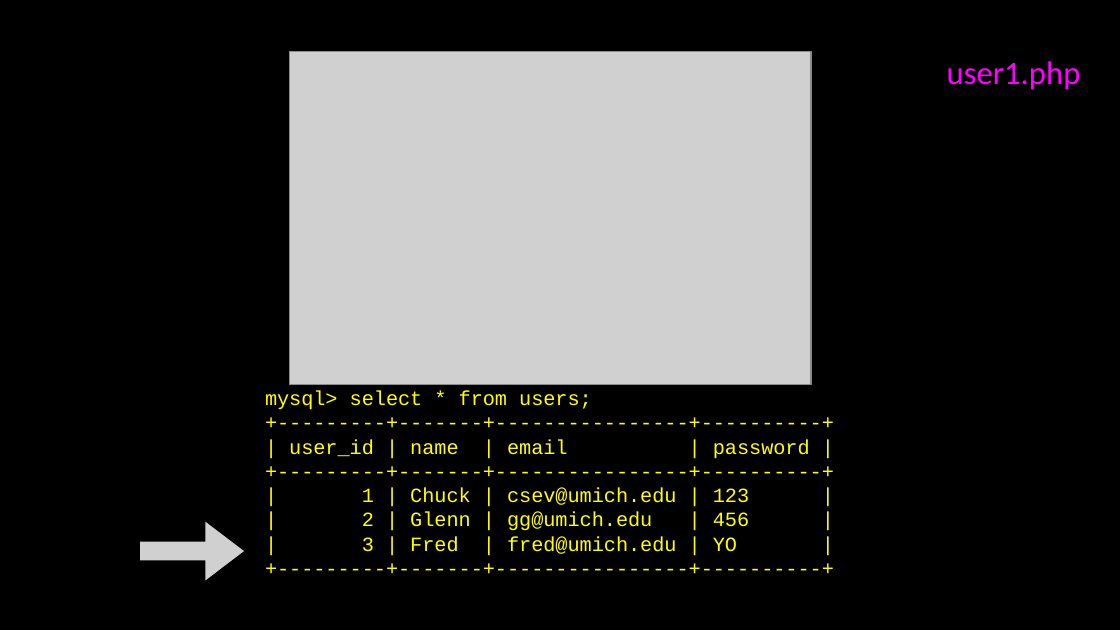
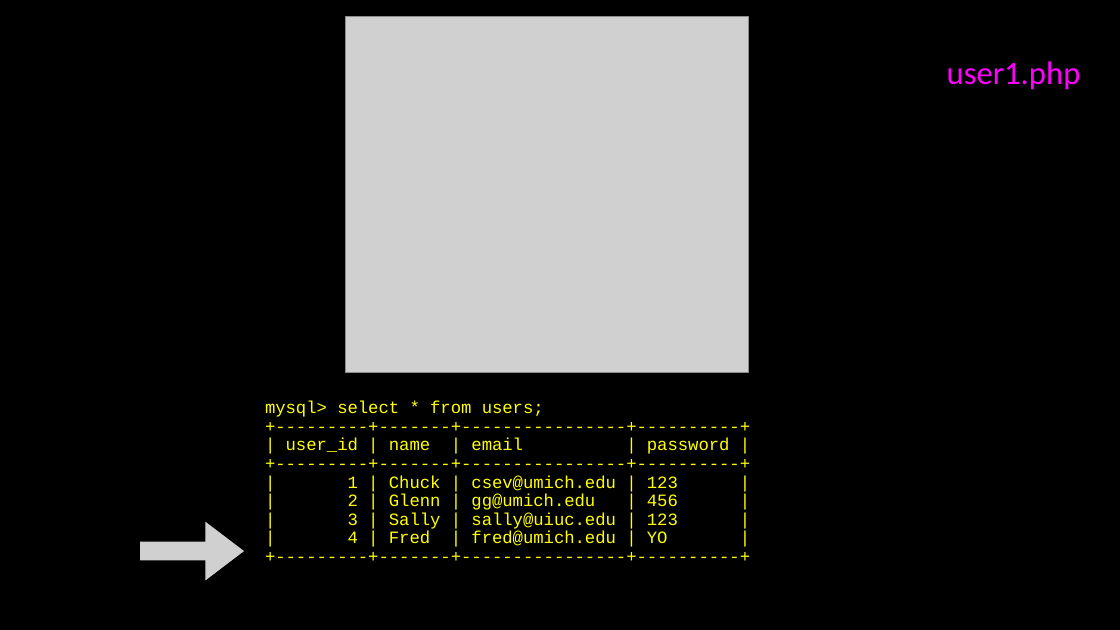
Before and after one commit to csev/wa4e, a slide deck: slide 17 of lectures/PHP-06-MySQL-PDO.ppt. Drawn at 1120x630 pixels with LibreOffice and Linux fonts; fonts in the diff are those of the drawing; grey boxes stand for pictures. Boxes give left, top, right and bottom in pixels: in the first picture for what was removed or moved away, otherwise in the second. Text is boxed around its words. In the diff, an @@ line names an element or a change of style, - is before the commit and + after.

Commit message:
Better slides

```diff
--- a/lectures/PHP-06-MySQL-PDO.ppt
+++ b/lectures/PHP-06-MySQL-PDO.ppt
@@ picture: place and size @@
-picture at box(289, 52, 811, 384)
+picture at box(345, 17, 748, 373)
@@ text at box(265, 401, 730, 510): size 13 to 11.1 pt in "mysql> select * from users;", "+---------+-------+----------------+----------+", "| user_id | name | email | ...", "+---------+-------+----------------+----------+" and 3 more places; line spacing 1 to 0.9 @@
@@ text at box(348, 513, 678, 546): text changed; size 13 to 11.1 pt @@
-| 3 | Fred | fred@umich.edu | YO |
+| 3 | Sally | sally@uiuc.edu | 123 |
+| 4 | Fred | fred@umich.edu | YO |
```
Also in this commit, not shown: 17 other slides changed, 1 slide added, 2 slides removed, 2 other files.
